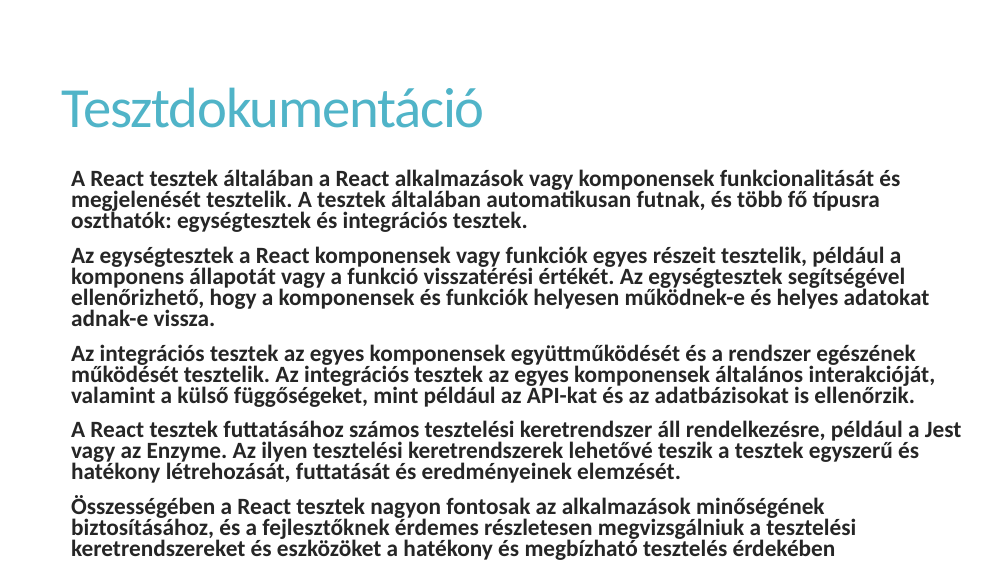
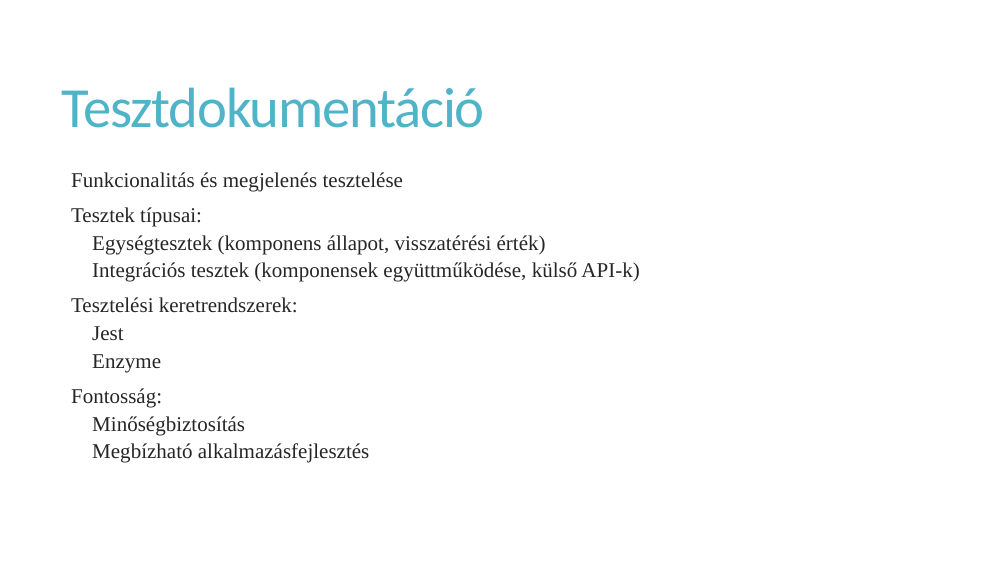
Before and after one commit to Racoonzz/car_shop, a slide deck: slide 13 of CarShoptprezentáció.pptx. Drawn at 1008x567 pixels with LibreOffice and Linux fonts; fonts in the diff are those of the drawing. Boxes give left, top, right and bottom in pixels: in the first picture for what was removed or moved away, otherwise in the second. Text is boxed around its words. In the diff, an @@ line names an element or a change of style, - is before the commit and + after.

```diff
--- a/CarShoptprezentáció.pptx
+++ b/CarShoptprezentáció.pptx
@@ text at (71,172,639,463): text changed; size 22.2 to 20 pt; font Calibri to Times New Roman; bold off @@
-  A React tesztek általában a React alkalmazások vagy komponensek funkcionalitását és megjelenését tesztelik. A tesztek általában automatikusan futnak, és több fő típusra oszthatók: egységtesztek és integrációs tesztek.
-  Az egységtesztek a React komponensek vagy funkciók egyes részeit tesztelik, például a komponens állapotát vagy a funkció visszatérési értékét. Az egységtesztek segítségével ellenőrizhető, hogy a komponensek és funkciók helyesen működnek-e és helyes adatokat adnak-e vissza.
-  Az integrációs tesztek az egyes komponensek együttműködését és a rendszer egészének működését tesztelik. Az integrációs tesztek az egyes komponensek általános interakcióját, valamint a külső függőségeket, mint például az API-kat és az adatbázisokat is ellenőrzik.
-  A React tesztek futtatásához számos tesztelési keretrendszer áll rendelkezésre, például a Jest vagy az Enzyme. Az ilyen tesztelési keretrendszerek lehetővé teszik a tesztek egyszerű és hatékony létrehozását, futtatását és eredményeinek elemzését.
-  Összességében a React tesztek nagyon fontosak az alkalmazások minőségének biztosításához, és a fejlesztőknek érdemes részletesen megvizsgálniuk a tesztelési keretrendszereket és eszközöket a hatékony és megbízható tesztelés érdekében
+  Funkcionalitás és megjelenés tesztelése
+  Tesztek típusai:
+    Egységtesztek (komponens állapot, visszatérési érték)
+    Integrációs tesztek (komponensek együttműködése, külső API-k)
+  Tesztelési keretrendszerek:
+    Jest
+    Enzyme
+  Fontosság:
+    Minőségbiztosítás
+    Megbízható alkalmazásfejlesztés
```
Also in this commit, not shown: 16 other slides changed, 1 other file.
